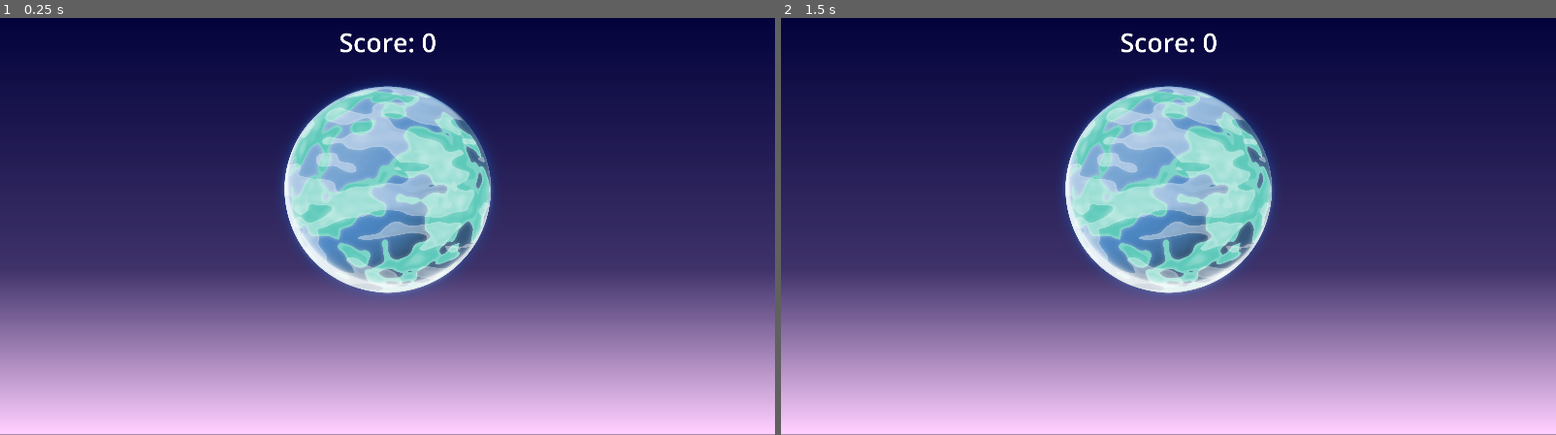
Above: before the commit, frames 1-2 (left to right).
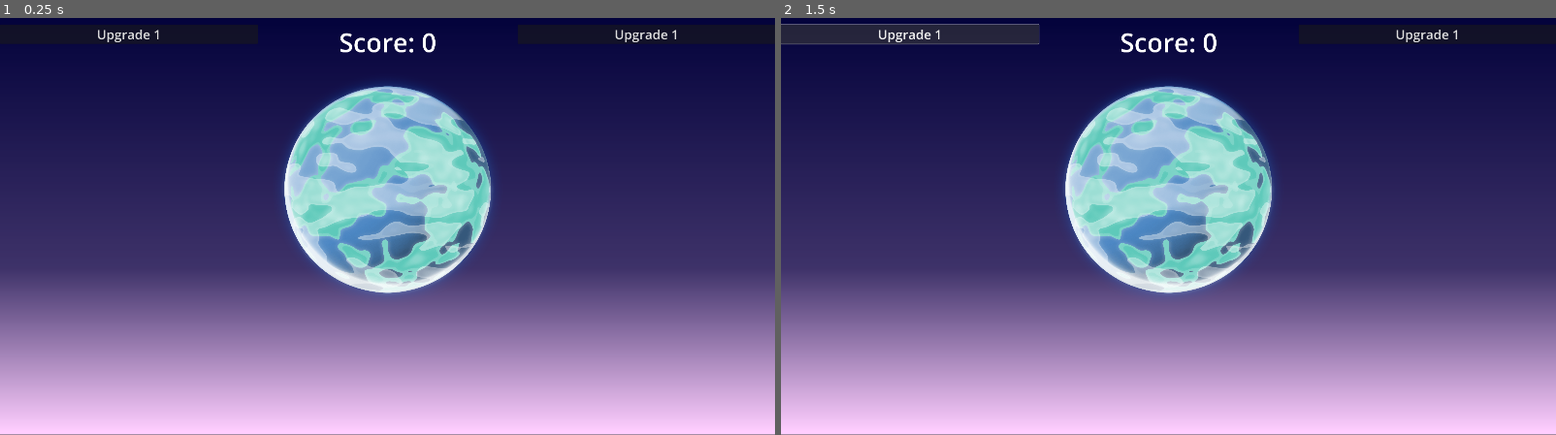
Above: after the commit, the same moments.

Repository: JStaed/planet-clicker-game
Game: Godot game, scene res://scenes/main.tscn
Two runs of this game, one before a commit and one after it. Both use one fixed random seed, a clock stepped at 60 frames per second and the inputs below. The project has no main scene, so this scene is started directly.
Inputs (mouse positions are in pixels of both pictures, inside the frame that each line leads up to):
- Up to frame 1 (0.25 s): no input
- Up to frame 2 (1.5 s): click (1168, 188) at 0.5 s; click (912, 34) at 1.25 s, where only the run after the commit has a clickable "Upgrade 1"

The runs differ from the first frame. In frame 1, 0.2% of the frame differs, in the area x 12-88%, y 2-6%; in frame 2, 1.7%, in the area x 0-88%, y 1-7%.

Commit message:
10 minutes

Diff:
--- /dev/null
+++ b/resources/ShopButtonTheme.tres
@@ -0,0 +1,4 @@
+[gd_resource type="Theme" format=3 uid="uid://drkq000it3bqx"]
+
+[resource]
+default_font_size = 64
--- a/scenes/main.tscn
+++ b/scenes/main.tscn
@@ -1,5 +1,6 @@
-[gd_scene load_steps=5 format=3 uid="uid://b8ae071qdtqmx"]
+[gd_scene load_steps=6 format=3 uid="uid://b8ae071qdtqmx"]
 
+[ext_resource type="Theme" uid="uid://drkq000it3bqx" path="res://resources/ShopButtonTheme.tres" id="1_0wfyh"]
 [ext_resource type="Texture2D" uid="uid://c8l05r1uqvjag" path="res://planet-sprites/planet00.png" id="1_o5qli"]
 
 [sub_resource type="Gradient" id="Gradient_0wfyh"]
@@ -36,16 +37,34 @@
 offset_bottom = 2034.0
 alignment = 1
 
-[node name="VBoxContainer" type="VBoxContainer" parent="CanvasLayer/Control/HBoxContainer"]
+[node name="ShopLeft" type="VBoxContainer" parent="CanvasLayer/Control/HBoxContainer"]
+layout_mode = 2
+size_flags_horizontal = 3
+
+[node name="Button" type="Button" parent="CanvasLayer/Control/HBoxContainer/ShopLeft"]
+layout_mode = 2
+theme = ExtResource("1_0wfyh")
+text = "Upgrade 1"
+
+[node name="Center" type="VBoxContainer" parent="CanvasLayer/Control/HBoxContainer"]
 layout_mode = 2
 
-[node name="ScoreLabel" type="Label" parent="CanvasLayer/Control/HBoxContainer/VBoxContainer"]
+[node name="ScoreLabel" type="Label" parent="CanvasLayer/Control/HBoxContainer/Center"]
 layout_mode = 2
 theme = SubResource("Theme_jyhfs")
 text = "Score: 0"
 horizontal_alignment = 1
 vertical_alignment = 1
 
-[node name="PlanetButton" type="TextureButton" parent="CanvasLayer/Control/HBoxContainer/VBoxContainer"]
+[node name="PlanetButton" type="TextureButton" parent="CanvasLayer/Control/HBoxContainer/Center"]
 layout_mode = 2
 texture_normal = ExtResource("1_o5qli")
+
+[node name="ShopRight" type="VBoxContainer" parent="CanvasLayer/Control/HBoxContainer"]
+layout_mode = 2
+size_flags_horizontal = 3
+
+[node name="Button" type="Button" parent="CanvasLayer/Control/HBoxContainer/ShopRight"]
+layout_mode = 2
+theme = ExtResource("1_0wfyh")
+text = "Upgrade 1"
